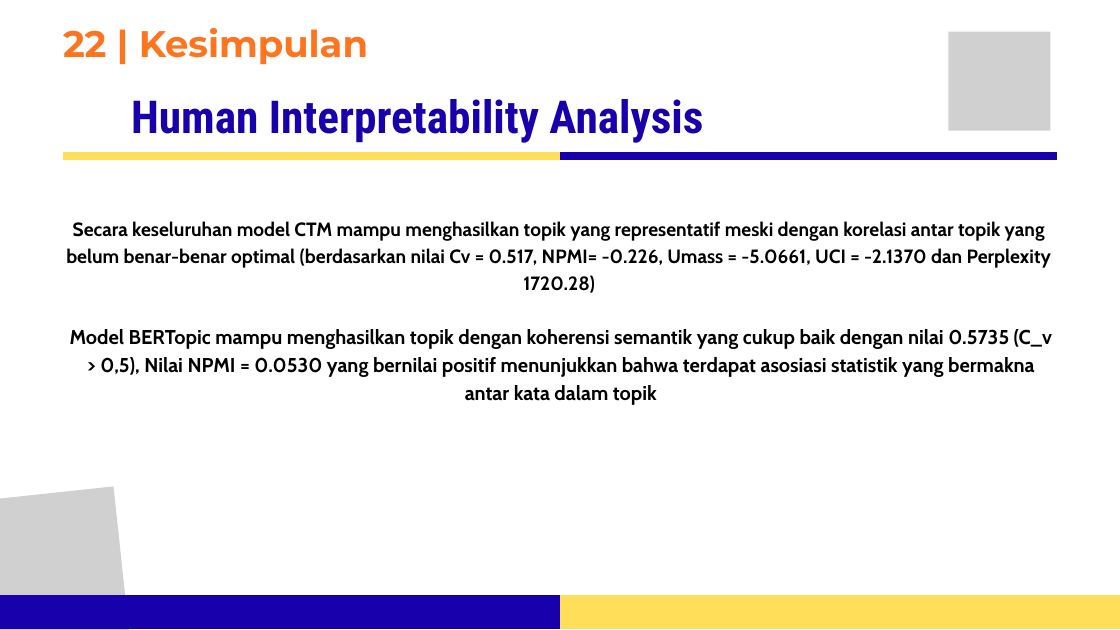
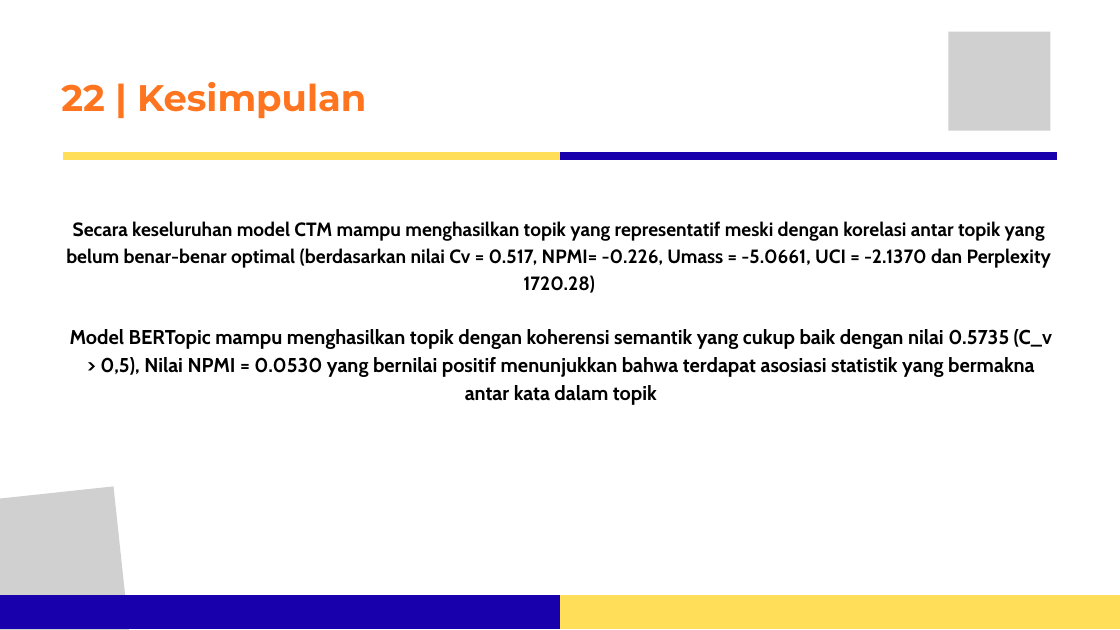
Before and after one commit to ridwan-bvk/karya-ilmiah-master, a slide deck: slide 27 of FINAL PRESENTASI ASEP RIDWAN HIDAYAT.pptx. Drawn at 1120x630 pixels with LibreOffice and Linux fonts; fonts in the diff are those of the drawing; grey boxes stand for pictures. Boxes give left, top, right and bottom in pixels: in the first picture for what was removed or moved away, otherwise in the second. Text is boxed around its words. In the diff, an @@ line names an element or a change of style, - is before the commit and + after.

```diff
--- a/FINAL PRESENTASI ASEP RIDWAN HIDAYAT.pptx
+++ b/FINAL PRESENTASI ASEP RIDWAN HIDAYAT.pptx
@@ text "22 | Kesimpulan": place and size @@
-text "22 | Kesimpulan" at (63,28,368,64)
+text "22 | Kesimpulan" at (61,82,366,118)
@@ text removed at (131,99,703,143) @@
-Human Interpretability Analysis
```
Also in this commit, not shown: 7 other slides changed, 1 other file.
